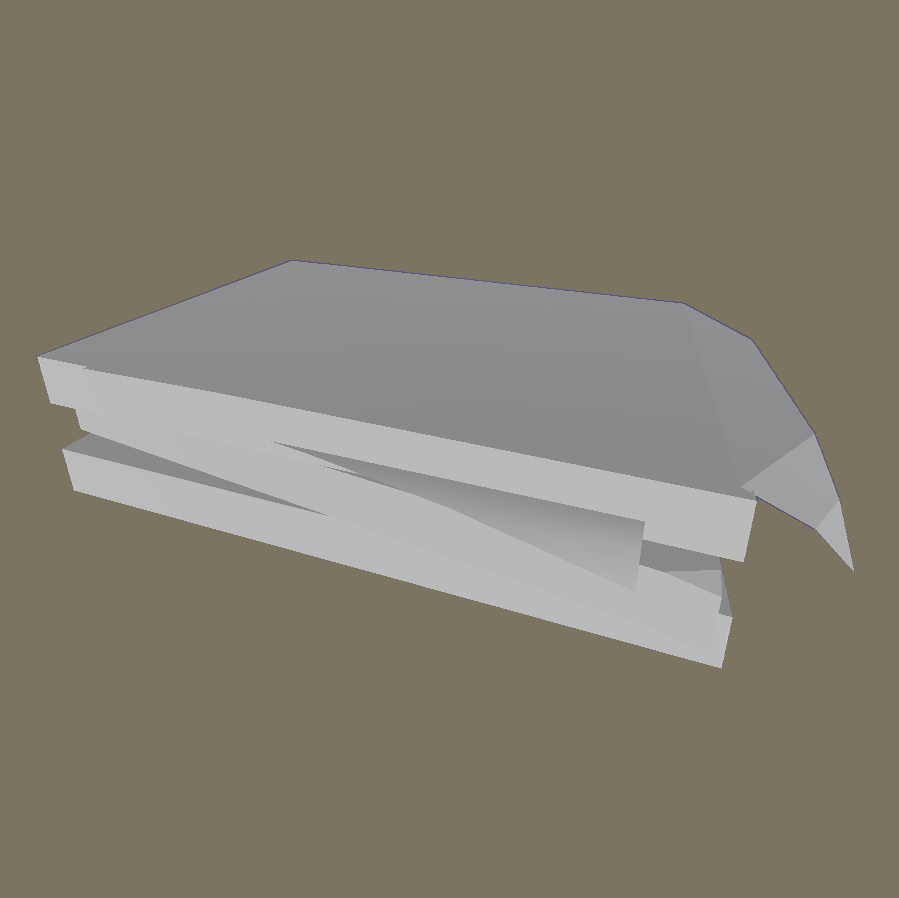
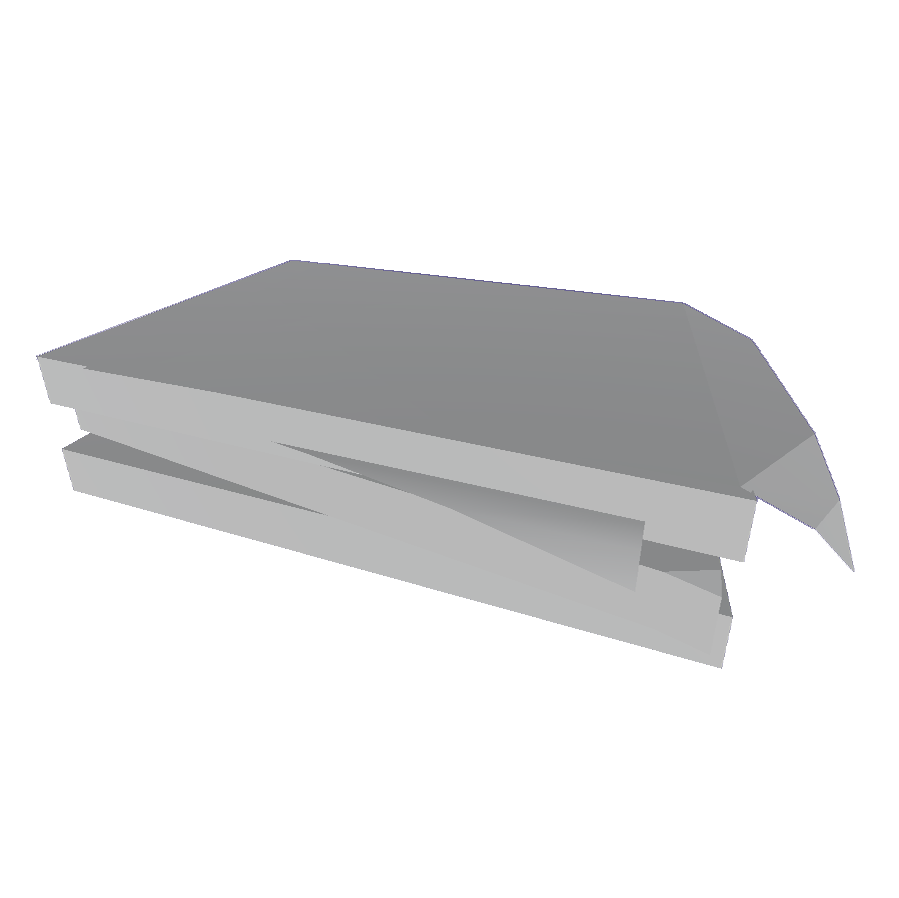
Revision of a layered w=899, h=898 image; what changed, layer by layer:
hid "圖層 1" over [left=0, top=0, right=899, bottom=898]
